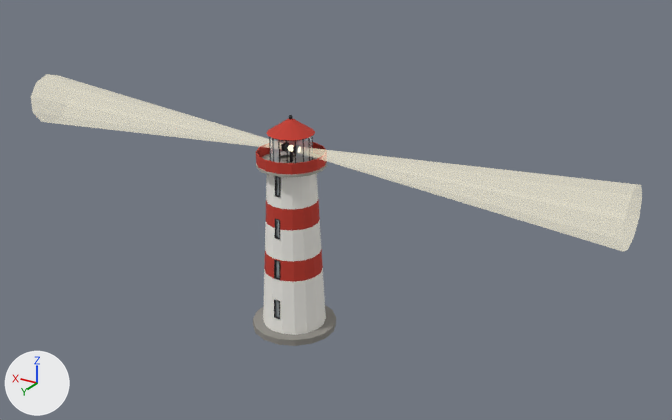
Before and after pictures for a commit that changed the glTF model openttd/media/baseset/decouple/objekty/majaky/majak_kulaty.glb.
Rendered twice from a 50 mm camera at (-43.6, 65.0, 45.5) aimed at (-3.1, -2.5, 11.7). The axes (+X, +Y, +Z) are drawn at lower left. The lights are the same throughout. The first picture is the older version. Where no turn or scale is listed for an object, it has been applied to the vertices. Vertices at exactly the same position are counted once.

Before the edit, the objects in view are built like this:
```python
me_mesh_0 = bpy.data.meshes.new('Mesh_0')
me_mesh_0.from_pydata(...)  # 1589 vertices, 2534 faces; spans x 26.1..33.9, y -7.8..0.0, z 2.6..23.6
# faces by material slot: [2492, 42]
me_mesh_0.materials.append(mat_majak)
me_mesh_0.materials.append(mat_sklo)  # pale blue #e1f1f9
me_mesh_3 = bpy.data.meshes.new('Mesh_3')
me_mesh_3.from_pydata(...)  # 86 vertices, 160 faces; spans x 0.0..60.0, y -6.4..-1.5, z 0.0..5.2
# faces by material slot: [80, 80]
me_mesh_3.materials.append(mat_noc)  # pale yellow #fff7da, glowing pale yellow #fff7da
me_mesh_3.materials.append(mat_paprsek)  # pale yellow #fff7da, glowing pale yellow #fff7da
ob_mesh_0 = bpy.data.objects.new('Mesh_0', me_mesh_0)
ob_mesh_0.location = (-30.0, 3.92, -2.6)
ob_mesh_3 = bpy.data.objects.new('Mesh_3', me_mesh_3)
ob_mesh_3.location = (-30.0, 3.92, 15.3)
```
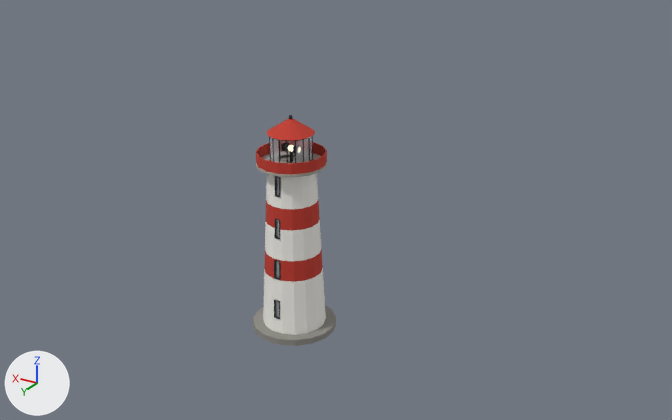
Where the newer file only moved an object's origin or applied its transform, the numbers keep the older frame.

The change, as a list of edits to the scene's bpy script:
```text
Change me_mesh_3:
    used by ob_mesh_3; location = (-30.0, 3.92, 15.3)
    remove me_mesh_3.from_pydata(...)  # 86 vertices, 160 faces; spans x 0.0..60.0, y -6.4..-1.5, z 0.0..5.2
    add me_mesh_3.from_pydata(...)  # 44 vertices, 80 faces; spans x 29.1..30.9, y -4.2..-3.7, z 2.3..2.9
    me_mesh_3 part 1
    42 vertices are removed from x 0.0..60.0, y -6.4..-1.5, z 0.0..5.2
    80 faces are deleted
    remove me_mesh_3.materials.append(mat_paprsek)  # pale yellow #fff7da, glowing pale yellow #fff7da
```

What differs and where, as boxes [x1, y1, x2, y2] in the pictures (672 x 420 px):
'Mesh_3', reshaped (not visible afterwards): before [31, 74, 642, 252]
